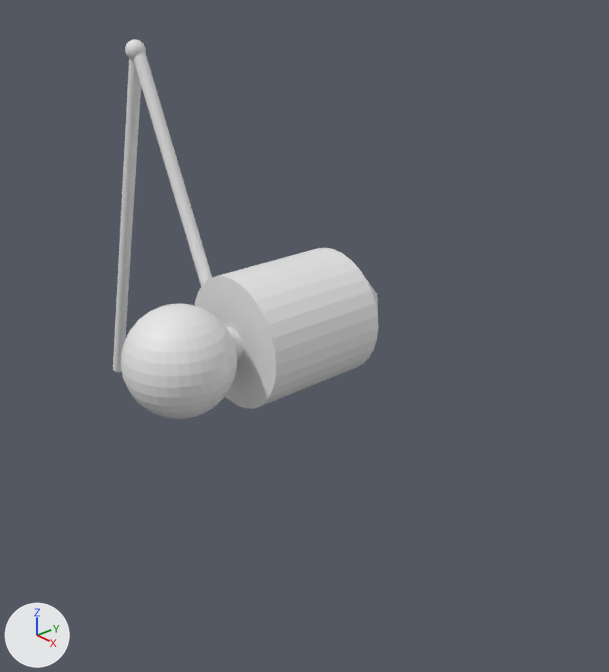
An edit to the Blender file Blender_Models/Spider.blend, drawn before and after from the same camera.
One viewpoint serves both versions: a 50 mm camera at (9.13, -7.58, 5.08) aimed at (0.59, -0.12, 0.06). Lighting does not change. The marker at lower left points along +X, +Y and +Z.
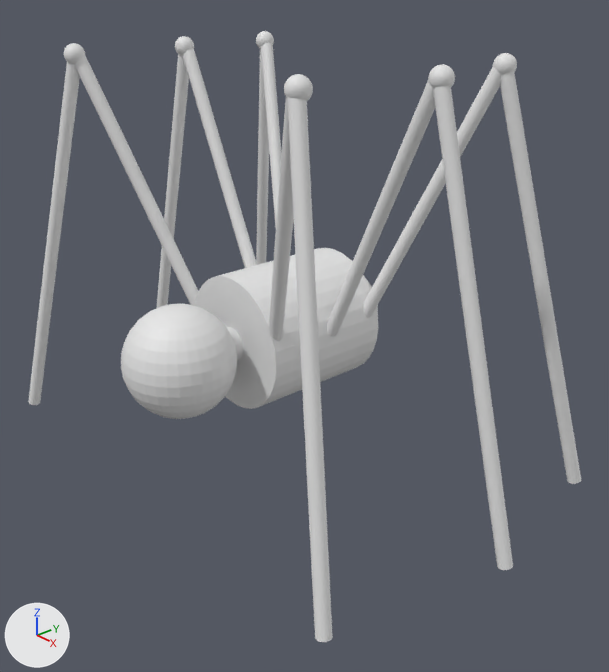
Pixel boxes (x1, y1, x2, y2) of what changed, in the pictures (609 x 672 px):
'Sphere.006', added: after (268, 74, 333, 642)
'Sphere.005', added: after (327, 64, 513, 570)
'Sphere.001', reshaped, moved, turned: before (125, 39, 146, 60); after (364, 53, 581, 484)
'Sphere.002', added: after (28, 43, 198, 405)
'Sphere.003', added: after (156, 36, 257, 308)
'Sphere.004', added: after (256, 31, 282, 265)
'Cylinder', deleted: before (113, 58, 141, 372)
'Cylinder.001', deleted: before (133, 52, 212, 286)
part 1 of me_sphere_002, added: after (500, 72, 581, 484)
part 2 of me_sphere_002, added: after (364, 67, 501, 318)

The change, as a diff of the scene's bpy script:
```diff
--- a/Blender_Models/Spider.blend.py
+++ b/Blender_Models/Spider.blend.py
@@ me_sphere_002 @@
 # used by ob_sphere_001; location = (-2.5, -0.77, 3.87); scale = (0.15, 0.15, 0.15)
-me_sphere_002.from_pydata(...)  # 482 vertices, 512 faces; spans x -1.0..1.0, y -1.0..1.0, z -1.0..1.0
+me_sphere_002.from_pydata(...)  # 610 vertices, 580 faces; spans x -11.15..12.24, y -1.0..1.0, z -39.29..1.0
+# me_sphere_002 part 1: a new loose piece of 64 vertices spanning x -11.15..0.49, y -0.53..0.8, z -39.29..-0.31
+# me_sphere_002 part 2: a new loose piece of 64 vertices spanning x -0.24..12.24, y -0.53..0.8, z -24.83..-0.1
@@ me_sphere_007 @@
+me_sphere_007.from_pydata(...)  # 610 vertices, 580 faces; spans x -11.2..12.2, y -1.0..1.0, z -39.3..1.0
@@ ob_sphere_001 @@
 ob_sphere_001 = bpy.data.objects.new('Sphere.001', me_sphere_002)
-ob_sphere_001.location = (-2.5, -0.77, 3.87)
+ob_sphere_001.location = (2.36, 1.69, 3.87)
+ob_sphere_001.rotation_euler = (0.0, 0.0, 3.665)  # degrees (0, 0, 210)
 ob_sphere_001.scale = (0.15, 0.15, 0.15)
@@ ob_cylinder @@
-ob_cylinder = bpy.data.objects.new('Cylinder', me_cylinder_003)
-ob_cylinder.location = (-3.3, -0.75, 0.9)
-ob_cylinder.rotation_euler = (0.0, 0.262, 0.0)  # degrees (0, 15, 0)
-ob_cylinder.scale = (0.1, 0.1, 3.0)
@@ ob_cylinder_001 @@
-ob_cylinder_001 = bpy.data.objects.new('Cylinder.001', me_cylinder_004)
-ob_cylinder_001.location = (-1.6, -0.75, 2.0)
-ob_cylinder_001.rotation_euler = (0.0, -0.436, 0.0)  # degrees (0, -25, 0)
-ob_cylinder_001.scale = (0.1, 0.1, 2.0)
@@ ob_sphere_006 @@
+ob_sphere_006 = bpy.data.objects.new('Sphere.006', me_sphere_007)
+ob_sphere_006.location = (2.3, -1.7, 3.87)
+ob_sphere_006.rotation_euler = (0.0, 0.0, -3.665)  # degrees (0, 0, -210)
+ob_sphere_006.scale = (0.15, 0.15, 0.15)
@@ ob_sphere_005 @@
+ob_sphere_005 = bpy.data.objects.new('Sphere.005', me_sphere_007.copy())
+ob_sphere_005.location = (2.68, 0.1, 3.87)
+ob_sphere_005.rotation_euler = (0.0, 0.0, 3.142)  # degrees (0, 0, 180)
+ob_sphere_005.scale = (0.15, 0.15, 0.15)
@@ ob_sphere_004 @@
+ob_sphere_004 = bpy.data.objects.new('Sphere.004', me_sphere_007.copy())
+ob_sphere_004.location = (-2.5, 1.69, 3.87)
+ob_sphere_004.rotation_euler = (0.0, 0.0, -0.524)  # degrees (0, 0, -30)
+ob_sphere_004.scale = (0.15, 0.15, 0.15)
@@ ob_sphere_003 @@
+ob_sphere_003 = bpy.data.objects.new('Sphere.003', me_sphere_007.copy())
+ob_sphere_003.location = (-2.5, 0.1, 3.87)
+ob_sphere_003.scale = (0.15, 0.15, 0.15)
@@ ob_sphere_002 @@
+ob_sphere_002 = bpy.data.objects.new('Sphere.002', me_sphere_007.copy())
+ob_sphere_002.location = (-2.5, -1.76, 3.87)
+ob_sphere_002.rotation_euler = (0.0, 0.0, 0.524)  # degrees (0, 0, 30)
+ob_sphere_002.scale = (0.15, 0.15, 0.15)
```
